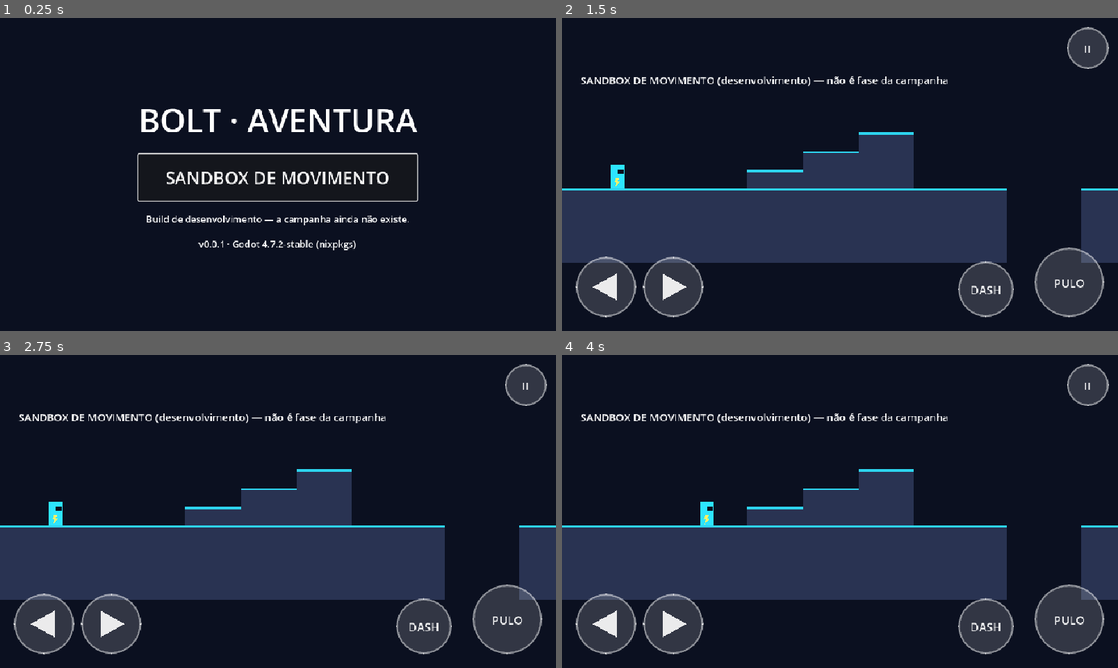
Above: before the commit, frames 1-4 (two rows, left to right).
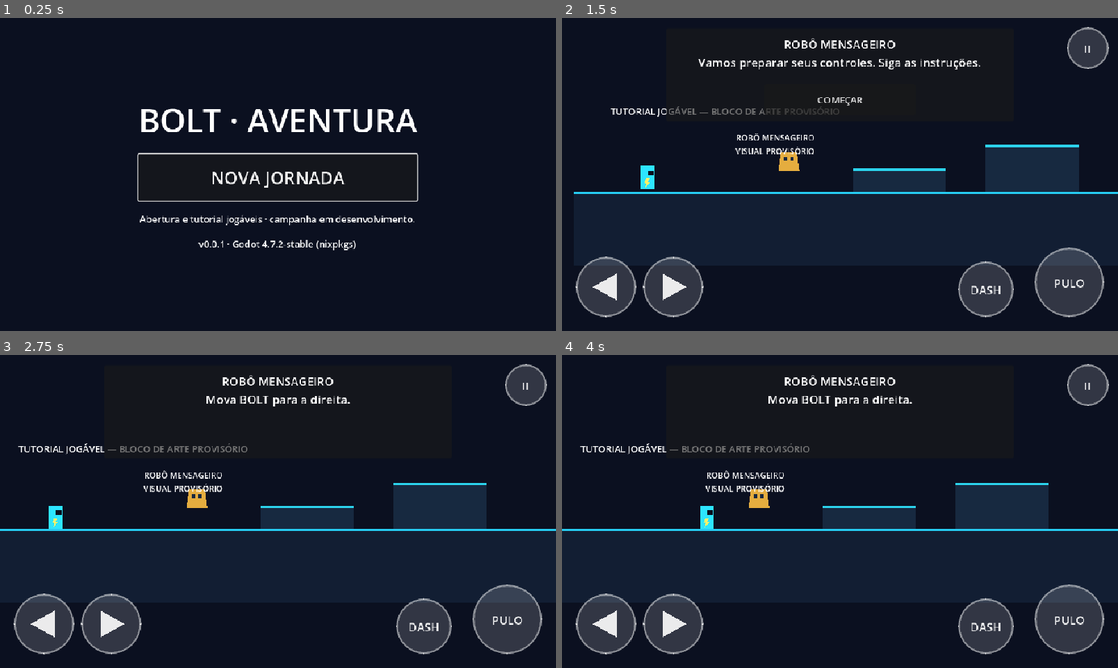
Above: after the commit, the same moments.

Repository: jyanzy19-yml/new-bolt-aventura
Game: Godot game, scene res://scenes/boot/boot.tscn
Two runs of this game, one before a commit and one after it. Both use one fixed random seed, a clock stepped at 60 frames per second and the inputs below.
Inputs (mouse positions are in pixels of both pictures, inside the frame that each line leads up to):
- Up to frame 1 (0.25 s): no input
- Up to frame 2 (1.5 s): click "SANDBOX DE MOVIMENTO" (after the commit: "NOVA JORNADA") at 0.5 s; click (762, 249) at 1.25 s, where only the run after the commit has a clickable "PULAR"
- Up to frame 3 (2.75 s): click (278, 436) at 2 s, where only the run after the commit has a clickable "COMEÇAR"
- Up to frame 4 (4 s): tap Enter at 2.75 s; move the mouse to (962, 495) at 2.77 s; hold D (move_right) 2.78-3.5 s; tap J (attack) at 2.85 s; click (962, 495) at 2.92 s; tap Space (jump) at 3.02 s; drag from (728, 527) to (812, 574) at 3.52 s

The runs differ from the first frame. In frame 1, 1.5% of the frame differs, in the area x 25-75%, y 49-67%; in frame 2, 29%, in the area x 0-100%, y 6-79%; in frame 3, 28%; in frame 4, 28%.

Commit message:
feat: add campaign opening and Cybercore entry
Add the opening storyboard, guided control tutorial and initial Cybercore W1-L1 blockout with regression coverage.

Diff:
--- /dev/null
+++ b/scenes/campaign/cybercore_w1_l1.tscn
@@ -0,0 +1,89 @@
+[gd_scene load_steps=8 format=3]
+
+[ext_resource type="Script" path="res://scripts/campaign/cybercore_w1_l1.gd" id="1_level"]
+[ext_resource type="PackedScene" path="res://scenes/world/platform_block.tscn" id="2_block"]
+[ext_resource type="PackedScene" path="res://scenes/player/bolt.tscn" id="3_player"]
+[ext_resource type="PackedScene" path="res://scenes/ui/hud.tscn" id="4_hud"]
+[ext_resource type="PackedScene" path="res://scenes/levels/checkpoint.tscn" id="5_checkpoint"]
+
+[sub_resource type="RectangleShape2D" id="KillShape"]
+size = Vector2(2800, 180)
+
+[sub_resource type="RectangleShape2D" id="GoalShape"]
+size = Vector2(72, 128)
+
+[node name="CybercoreW1L1" type="Node2D"]
+script = ExtResource("1_level")
+
+[node name="Geometry" type="Node2D" parent="."]
+
+[node name="StartFloor" parent="Geometry" instance=ExtResource("2_block")]
+position = Vector2(-32, 0)
+size = Vector2(640, 128)
+fill_color = Color(0.055, 0.08, 0.15, 1)
+top_color = Color(0.08, 0.85, 1, 1)
+
+[node name="RaisedPlatformA" parent="Geometry" instance=ExtResource("2_block")]
+position = Vector2(420, -64)
+size = Vector2(180, 32)
+fill_color = Color(0.08, 0.11, 0.19, 1)
+
+[node name="MidFloor" parent="Geometry" instance=ExtResource("2_block")]
+position = Vector2(760, 0)
+size = Vector2(600, 128)
+fill_color = Color(0.055, 0.08, 0.15, 1)
+top_color = Color(0.08, 0.85, 1, 1)
+
+[node name="RaisedPlatformB" parent="Geometry" instance=ExtResource("2_block")]
+position = Vector2(1120, -96)
+size = Vector2(180, 32)
+fill_color = Color(0.08, 0.11, 0.19, 1)
+
+[node name="EndFloor" parent="Geometry" instance=ExtResource("2_block")]
+position = Vector2(1500, 0)
+size = Vector2(600, 128)
+fill_color = Color(0.055, 0.08, 0.15, 1)
+top_color = Color(0.08, 0.85, 1, 1)
+
+[node name="SpawnPoint" type="Marker2D" parent="."]
+unique_name_in_owner = true
+position = Vector2(96, -24)
+
+[node name="Bolt" parent="." instance=ExtResource("3_player")]
+unique_name_in_owner = true
+position = Vector2(96, -24)
+
+[node name="Hud" parent="." instance=ExtResource("4_hud")]
+unique_name_in_owner = true
+
+[node name="Checkpoint" parent="." instance=ExtResource("5_checkpoint")]
+unique_name_in_owner = true
+position = Vector2(920, -32)
+checkpoint_id = &"cybercore_w1_l1_checkpoint"
+
+[node name="KillZone" type="Area2D" parent="."]
+unique_name_in_owner = true
+position = Vector2(1030, 650)
+collision_layer = 0
+collision_mask = 2
+
+[node name="CollisionShape2D" type="CollisionShape2D" parent="KillZone"]
+shape = SubResource("KillShape")
+
+[node name="Goal" type="Area2D" parent="."]
+unique_name_in_owner = true
+position = Vector2(1960, -64)
+collision_layer = 0
+collision_mask = 2
+
+[node name="CollisionShape2D" type="CollisionShape2D" parent="Goal"]
+shape = SubResource("GoalShape")
+
+[node name="GateVisual" type="Polygon2D" parent="Goal"]
+color = Color(0.1, 0.9, 1, 0.6)
+polygon = PackedVector2Array(-32, -64, 32, -64, 32, 64, -32, 64)
+
+[node name="LevelNote" type="Label" parent="."]
+position = Vector2(24, -168)
+theme_override_font_sizes/font_size = 16
+text = "W1-L1 · CYBERCORE — BLOCKOUT / CONTEÚDO PROVISÓRIO"
--- /dev/null
+++ b/scenes/campaign/opening_cinematic.tscn
@@ -0,0 +1,76 @@
+[gd_scene load_steps=2 format=3]
+
+[ext_resource type="Script" path="res://scripts/campaign/opening_cinematic.gd" id="1_opening"]
+
+[node name="OpeningCinematic" type="Control"]
+layout_mode = 3
+anchors_preset = 15
+anchor_right = 1.0
+anchor_bottom = 1.0
+grow_horizontal = 2
+grow_vertical = 2
+script = ExtResource("1_opening")
+
+[node name="Background" type="ColorRect" parent="."]
+layout_mode = 1
+anchors_preset = 15
+anchor_right = 1.0
+anchor_bottom = 1.0
+grow_horizontal = 2
+grow_vertical = 2
+color = Color(0.025, 0.045, 0.09, 1)
+
+[node name="Center" type="CenterContainer" parent="."]
+layout_mode = 1
+anchors_preset = 15
+anchor_right = 1.0
+anchor_bottom = 1.0
+grow_horizontal = 2
+grow_vertical = 2
+
+[node name="Panel" type="PanelContainer" parent="Center"]
+custom_minimum_size = Vector2(680, 300)
+layout_mode = 2
+
+[node name="Column" type="VBoxContainer" parent="Center/Panel"]
+layout_mode = 2
+theme_override_constants/separation = 22
+
+[node name="Title" type="Label" parent="Center/Panel/Column"]
+layout_mode = 2
+theme_override_font_sizes/font_size = 38
+text = "BOLT · AVENTURA"
+horizontal_alignment = 1
+
+[node name="PageLabel" type="Label" parent="Center/Panel/Column"]
+unique_name_in_owner = true
+custom_minimum_size = Vector2(620, 120)
+layout_mode = 2
+theme_override_font_sizes/font_size = 24
+text = "A história começa..."
+horizontal_alignment = 1
+vertical_alignment = 1
+autowrap_mode = 3
+
+[node name="CounterLabel" type="Label" parent="Center/Panel/Column"]
+unique_name_in_owner = true
+layout_mode = 2
+theme_override_font_sizes/font_size = 16
+horizontal_alignment = 1
+
+[node name="Buttons" type="HBoxContainer" parent="Center/Panel/Column"]
+layout_mode = 2
+alignment = 1
+theme_override_constants/separation = 18
+
+[node name="SkipButton" type="Button" parent="Center/Panel/Column/Buttons"]
+unique_name_in_owner = true
+custom_minimum_size = Vector2(190, 64)
+layout_mode = 2
+text = "PULAR"
+
+[node name="NextButton" type="Button" parent="Center/Panel/Column/Buttons"]
+unique_name_in_owner = true
+custom_minimum_size = Vector2(260, 64)
+layout_mode = 2
+text = "CONTINUAR"
--- /dev/null
+++ b/scenes/tutorial/tutorial.tscn
@@ -0,0 +1,111 @@
+[gd_scene load_steps=6 format=3]
+
+[ext_resource type="Script" path="res://scripts/tutorial/tutorial.gd" id="1_tutorial"]
+[ext_resource type="PackedScene" path="res://scenes/world/platform_block.tscn" id="2_block"]
+[ext_resource type="PackedScene" path="res://scenes/player/bolt.tscn" id="3_player"]
+[ext_resource type="PackedScene" path="res://scenes/ui/hud.tscn" id="4_hud"]
+
+[sub_resource type="RectangleShape2D" id="KillShape"]
+size = Vector2(2200, 160)
+
+[node name="Tutorial" type="Node2D"]
+script = ExtResource("1_tutorial")
+
+[node name="Geometry" type="Node2D" parent="."]
+
+[node name="Floor" parent="Geometry" instance=ExtResource("2_block")]
+position = Vector2(-32, 0)
+size = Vector2(1500, 128)
+fill_color = Color(0.07, 0.12, 0.2, 1)
+top_color = Color(0.15, 0.8, 0.95, 1)
+
+[node name="StepA" parent="Geometry" instance=ExtResource("2_block")]
+position = Vector2(450, -40)
+size = Vector2(160, 40)
+fill_color = Color(0.09, 0.16, 0.25, 1)
+
+[node name="StepB" parent="Geometry" instance=ExtResource("2_block")]
+position = Vector2(680, -80)
+size = Vector2(160, 80)
+fill_color = Color(0.09, 0.16, 0.25, 1)
+
+[node name="SpawnPoint" type="Marker2D" parent="."]
+position = Vector2(96, -24)
+
+[node name="Bolt" parent="." instance=ExtResource("3_player")]
+unique_name_in_owner = true
+position = Vector2(96, -24)
+
+[node name="Hud" parent="." instance=ExtResource("4_hud")]
+unique_name_in_owner = true
+
+[node name="Messenger" type="Node2D" parent="."]
+unique_name_in_owner = true
+position = Vector2(340, -48)
+
+[node name="Body" type="Polygon2D" parent="Messenger"]
+color = Color(0.9, 0.68, 0.25, 1)
+polygon = PackedVector2Array(-14, -20, 14, -20, 18, 12, -18, 12)
+
+[node name="EyeLeft" type="Polygon2D" parent="Messenger"]
+position = Vector2(-6, -8)
+color = Color(0.1, 0.16, 0.25, 1)
+polygon = PackedVector2Array(-3, -3, 3, -3, 3, 3, -3, 3)
+
+[node name="EyeRight" type="Polygon2D" parent="Messenger"]
+position = Vector2(6, -8)
+color = Color(0.1, 0.16, 0.25, 1)
+polygon = PackedVector2Array(-3, -3, 3, -3, 3, 3, -3, 3)
+
+[node name="MessengerLabel" type="Label" parent="Messenger"]
+position = Vector2(-92, -54)
+theme_override_font_sizes/font_size = 14
+text = "ROBÔ MENSAGEIRO\nVISUAL PROVISÓRIO"
+horizontal_alignment = 1
+
+[node name="TutorialUI" type="CanvasLayer" parent="."]
+layer = 20
+
+[node name="Panel" type="PanelContainer" parent="TutorialUI"]
+anchors_preset = 10
+anchor_right = 1.0
+offset_left = 180.0
+offset_top = 18.0
+offset_right = -180.0
+offset_bottom = 178.0
+grow_horizontal = 2
+
+[node name="Column" type="VBoxContainer" parent="TutorialUI/Panel"]
+layout_mode = 2
+theme_override_constants/separation = 10
+
+[node name="SpeechLabel" type="Label" parent="TutorialUI/Panel/Column"]
+unique_name_in_owner = true
+custom_minimum_size = Vector2(0, 86)
+layout_mode = 2
+theme_override_font_sizes/font_size = 20
+text = "ROBÔ MENSAGEIRO"
+horizontal_alignment = 1
+vertical_alignment = 1
+autowrap_mode = 3
+
+[node name="StartButton" type="Button" parent="TutorialUI/Panel/Column"]
+unique_name_in_owner = true
+custom_minimum_size = Vector2(260, 54)
+layout_mode = 2
+size_flags_horizontal = 4
+text = "COMEÇAR"
+
+[node name="KillZone" type="Area2D" parent="."]
+unique_name_in_owner = true
+position = Vector2(700, 600)
+collision_layer = 0
+collision_mask = 2
+
+[node name="CollisionShape2D" type="CollisionShape2D" parent="KillZone"]
+shape = SubResource("KillShape")
+
+[node name="DevNote" type="Label" parent="."]
+position = Vector2(32, -150)
+theme_override_font_sizes/font_size = 16
+text = "TUTORIAL JOGÁVEL — BLOCO DE ARTE PROVISÓRIO"
--- a/scenes/ui/main_menu.tscn
+++ b/scenes/ui/main_menu.tscn
@@ -34,12 +34,12 @@
 custom_minimum_size = Vector2(380, 80)
 layout_mode = 2
 theme_override_font_sizes/font_size = 30
-text = "SANDBOX DE MOVIMENTO"
+text = "NOVA JORNADA"
 
 [node name="DevNote" type="Label" parent="Center/Column"]
 layout_mode = 2
 theme_override_font_sizes/font_size = 16
-text = "Build de desenvolvimento — a campanha ainda não existe."
+text = "Abertura e tutorial jogáveis · campanha em desenvolvimento."
 horizontal_alignment = 1
 
 [node name="VersionLabel" type="Label" parent="Center/Column"]
--- /dev/null
+++ b/scripts/campaign/cybercore_w1_l1.gd
@@ -0,0 +1,45 @@
+extends Node2D
+## W1-L1 — Cybercore. Primeiro blockout jogável; arte, inimigos e conteúdo final ainda pendentes.
+
+const LEVEL_PATH: String = "res://scenes/campaign/cybercore_w1_l1.tscn"
+const CAMERA_LIMITS: Rect2i = Rect2i(0, -360, 2200, 620)
+
+@onready var _player: BoltPlayer = %Bolt
+@onready var _spawn: Marker2D = %SpawnPoint
+@onready var _kill_zone: Area2D = %KillZone
+@onready var _checkpoint: BoltCheckpoint = %Checkpoint
+@onready var _goal: Area2D = %Goal
+@onready var _hud: Hud = %Hud
+
+var _respawn_position: Vector2 = Vector2.ZERO
+var _section_finished: bool = false
+
+
+func _ready() -> void:
+	var camera: Camera2D = _player.get_camera()
+	camera.limit_left = CAMERA_LIMITS.position.x
+	camera.limit_top = CAMERA_LIMITS.position.y
+	camera.limit_right = CAMERA_LIMITS.end.x
+	camera.limit_bottom = CAMERA_LIMITS.end.y
+	_hud.bind_player(_player)
+	_hud.set_restart_path(LEVEL_PATH)
+	_kill_zone.body_entered.connect(_on_kill_zone_body_entered)
+	_checkpoint.activated.connect(_on_checkpoint_activated)
+	_goal.body_entered.connect(_on_goal_body_entered)
+	_respawn_position = _spawn.global_position
+	_player.respawn(_respawn_position)
+
+
+func _on_checkpoint_activated(_checkpoint_id: StringName, respawn_position: Vector2) -> void:
+	_respawn_position = respawn_position
+
+
+func _on_kill_zone_body_entered(body: Node2D) -> void:
+	if body == _player:
+		_player.respawn(_respawn_position)
+
+
+func _on_goal_body_entered(body: Node2D) -> void:
+	if body == _player and not _section_finished:
+		_section_finished = true
+		_hud.show_result("Cybercore — trecho inicial concluído")
--- /dev/null
+++ b/scripts/campaign/opening_cinematic.gd
@@ -0,0 +1,52 @@
+extends Control
+## Storyboard funcional da abertura. Arte, animação e áudio cinematográficos finais ainda são pendentes.
+
+const TUTORIAL_PATH: String = "res://scenes/tutorial/tutorial.tscn"
+
+const PAGES: Array[String] = [
+	"O Grande Colapso rompeu o Núcleo da Eternidade. A continuidade entre os universos foi desestabilizada.",
+	"Em Cybercore, entre ruínas tecnológicas, BOLT desperta sem memória.",
+	"Uma máquina temporal chamada NEXO desperta e se une a BOLT. Juntos, eles podem atravessar eras e mundos.",
+	"Sete fragmentos estão ligados ao mistério da ruptura. A jornada para restaurar o equilíbrio começa em Cybercore."
+]
+
+@onready var _page_label: Label = %PageLabel
+@onready var _counter_label: Label = %CounterLabel
+@onready var _next_button: Button = %NextButton
+@onready var _skip_button: Button = %SkipButton
+
+var _page_index: int = 0
+
+
+func _ready() -> void:
+	_next_button.pressed.connect(_advance)
+	_skip_button.pressed.connect(_go_to_tutorial)
+	_render_page()
+
+
+func _render_page() -> void:
+	_page_label.text = PAGES[_page_index]
+	_counter_label.text = "%d / %d" % [_page_index + 1, PAGES.size()]
+	_next_button.text = "IR AO TUTORIAL" if _page_index == PAGES.size() - 1 else "CONTINUAR"
+
+
+func _advance() -> void:
+	if _page_index < PAGES.size() - 1:
+		_page_index += 1
+		_render_page()
+	else:
+		_go_to_tutorial()
+
+
+func _go_to_tutorial() -> void:
+	_next_button.disabled = true
+	_skip_button.disabled = true
+	var flow: Node = get_node_or_null("/root/SceneFlow")
+	if flow == null:
+		push_error("OpeningCinematic: autoload SceneFlow ausente.")
+		_next_button.disabled = false
+		_skip_button.disabled = false
+		return
+	if not flow.change_scene(TUTORIAL_PATH):
+		_next_button.disabled = false
+		_skip_button.disabled = false
--- /dev/null
+++ b/scripts/tutorial/tutorial.gd
@@ -0,0 +1,93 @@
+extends Node2D
+## Tutorial inicial guiado pelo robô mensageiro. Textos são instruções funcionais provisórias;
+## não definem personalidade ou biografia do personagem.
+
+const CAMPAIGN_LEVEL_PATH: String = "res://scenes/campaign/cybercore_w1_l1.tscn"
+const CAMERA_LIMITS: Rect2i = Rect2i(0, -320, 1400, 560)
+const MOVE_TARGET_X: float = 300.0
+
+enum Step { INTRO, MOVE, JUMP, DASH, COMPLETE }
+
+@onready var _player: BoltPlayer = %Bolt
+@onready var _spawn: Marker2D = $SpawnPoint
+@onready var _hud: Hud = %Hud
+@onready var _speech: Label = %SpeechLabel
+@onready var _start_button: Button = %StartButton
+
+var _step: Step = Step.INTRO
+var _spawn_position: Vector2 = Vector2.ZERO
+
+
+func _ready() -> void:
+	var camera: Camera2D = _player.get_camera()
+	camera.limit_left = CAMERA_LIMITS.position.x
+	camera.limit_top = CAMERA_LIMITS.position.y
+	camera.limit_right = CAMERA_LIMITS.end.x
+	camera.limit_bottom = CAMERA_LIMITS.end.y
+	_hud.bind_player(_player)
+	_spawn_position = _spawn.global_position
+	_player.set_physics_process(false)
+	%KillZone.body_entered.connect(_on_kill_zone_body_entered)
+	_hud.set_restart_path("res://scenes/tutorial/tutorial.tscn")
+	_player.state_changed.connect(_on_player_state_changed)
+	_start_button.pressed.connect(_on_start_or_continue)
+	_render_step()
+
+
+func _process(_delta: float) -> void:
+	if _step == Step.MOVE and _player.global_position.x >= MOVE_TARGET_X:
+		_set_step(Step.JUMP)
+
+
+func _on_kill_zone_body_entered(body: Node2D) -> void:
+	if body == _player:
+		_player.respawn(_spawn_position)
+
+
+func _on_player_state_changed(new_state: int) -> void:
+	if _step == Step.JUMP and new_state == BoltPlayer.State.RISING:
+		_set_step(Step.DASH)
+	elif _step == Step.DASH and new_state == BoltPlayer.State.DASHING:
+		_set_step(Step.COMPLETE)
+
+
+func _on_start_or_continue() -> void:
+	if _step == Step.INTRO:
+		_start_button.visible = false
+		_player.set_physics_process(true)
+		_set_step(Step.MOVE)
+	elif _step == Step.COMPLETE:
+		_start_button.disabled = true
+		var flow: Node = get_node_or_null("/root/SceneFlow")
+		if flow == null:
+			push_error("Tutorial: autoload SceneFlow ausente.")
+			_start_button.disabled = false
+			return
+		if not flow.change_scene(CAMPAIGN_LEVEL_PATH):
+			_start_button.disabled = false
+
+
+func _set_step(next_step: Step) -> void:
+	_step = next_step
+	_render_step()
+
+
+func _render_step() -> void:
+	match _step:
+		Step.INTRO:
+			_speech.text = "ROBÔ MENSAGEIRO\nVamos preparar seus controles. Siga as instruções."
+			_start_button.text = "COMEÇAR"
+			_start_button.visible = true
+		Step.MOVE:
+			_speech.text = "ROBÔ MENSAGEIRO\nMova BOLT para a direita."
+			_start_button.visible = false
+		Step.JUMP:
+			_speech.text = "ROBÔ MENSAGEIRO\nAgora salte. Use o botão PULO."
+			_start_button.visible = false
+		Step.DASH:
+			_speech.text = "ROBÔ MENSAGEIRO\nExperimente o DASH para avançar rapidamente."
+			_start_button.visible = false
+		Step.COMPLETE:
+			_speech.text = "ROBÔ MENSAGEIRO\nControles básicos verificados. Cybercore aguarda."
+			_start_button.text = "ENTRAR EM CYBERCORE"
+			_start_button.visible = true
--- a/scripts/ui/main_menu.gd
+++ b/scripts/ui/main_menu.gd
@@ -2,7 +2,7 @@
 ## Menu principal. Só expõe o que funciona: entrar na sandbox de movimento (desenvolvimento).
 ## Continuar, configurações, seleção de mundo etc. aparecerão quando existirem de verdade.
 
-const SANDBOX_PATH: String = "res://scenes/levels/sandbox/movement_sandbox.tscn"
+const OPENING_PATH: String = "res://scenes/campaign/opening_cinematic.tscn"
 
 @onready var _version: Label = %VersionLabel
 @onready var _play: Button = %PlayButton
@@ -24,5 +24,5 @@
 		push_error("MainMenu: autoload SceneFlow ausente.")
 		return
 	_play.disabled = true  # evita segundo toque durante o carregamento
-	if not flow.change_scene(SANDBOX_PATH):
+	if not flow.change_scene(OPENING_PATH):
 		_play.disabled = false
--- /dev/null
+++ b/tests/unit/test_campaign_entry.gd
@@ -0,0 +1,58 @@
+extends BoltTest
+## Runtime smoke/regression tests for the approved campaign entry sequence.
+
+const OPENING_PATH: String = "res://scenes/campaign/opening_cinematic.tscn"
+const TUTORIAL_PATH: String = "res://scenes/tutorial/tutorial.tscn"
+const CYBERCORE_W1_L1_PATH: String = "res://scenes/campaign/cybercore_w1_l1.tscn"
+
+
+func test_campaign_entry_scenes_load_and_expose_required_nodes() -> bool:
+	var opening: PackedScene = load(OPENING_PATH) as PackedScene
+	var tutorial: PackedScene = load(TUTORIAL_PATH) as PackedScene
+	var cybercore: PackedScene = load(CYBERCORE_W1_L1_PATH) as PackedScene
+	check(opening != null, "cena da abertura carrega")
+	check(tutorial != null, "cena do tutorial carrega")
+	check(cybercore != null, "cena W1-L1 de Cybercore carrega")
+	if opening == null or tutorial == null or cybercore == null:
+		return true
+
+	var opening_instance: Node = opening.instantiate()
+	tree.root.add_child(opening_instance)
+	await tree.process_frame
+	var page_label: Label = opening_instance.get_node("Center/Panel/Column/PageLabel") as Label
+	var next_button: Button = opening_instance.get_node("Center/Panel/Column/Buttons/NextButton") as Button
+	check(page_label != null and page_label.text.contains("Grande Colapso"), "abertura apresenta o evento canônico")
+	for _page in range(3):
+		opening_instance.call("_advance")
+	check(next_button.text == "IR AO TUTORIAL", "abertura conduz ao tutorial após quatro páginas")
+	opening_instance.free()
+
+	var tutorial_instance: Node = tutorial.instantiate()
+	tree.root.add_child(tutorial_instance)
+	await tree.process_frame
+	var player: BoltPlayer = tutorial_instance.get_node("Bolt") as BoltPlayer
+	var speech: Label = tutorial_instance.get_node("TutorialUI/Panel/Column/SpeechLabel") as Label
+	var start_button: Button = tutorial_instance.get_node("TutorialUI/Panel/Column/StartButton") as Button
+	check(player != null and not player.is_physics_processing(), "BOLT aguarda início explícito do tutorial")
+	check(tutorial_instance.get_node_or_null("Messenger") is Node2D, "tutorial contém robô mensageiro provisório")
+	check(speech.text.contains("ROBÔ MENSAGEIRO"), "mensageiro orienta por balão de fala")
+	tutorial_instance.call("_on_start_or_continue")
+	check(player.is_physics_processing(), "BOLT é liberado ao iniciar o tutorial")
+	player.global_position.x = 301.0
+	await tree.process_frame
+	check(speech.text.contains("salte"), "tutorial solicita salto após deslocamento")
+	tutorial_instance.call("_on_player_state_changed", BoltPlayer.State.RISING)
+	check(speech.text.contains("DASH"), "tutorial solicita Dash após salto")
+	tutorial_instance.call("_on_player_state_changed", BoltPlayer.State.DASHING)
+	check(start_button.visible and start_button.text == "ENTRAR EM CYBERCORE", "tutorial libera entrada em Cybercore após os comandos")
+	tutorial_instance.free()
+
+	var cybercore_instance: Node = cybercore.instantiate()
+	tree.root.add_child(cybercore_instance)
+	await tree.physics_frame
+	check(cybercore_instance.get_node_or_null("Bolt") is BoltPlayer, "W1-L1 instancia BOLT")
+	check(cybercore_instance.get_node_or_null("Checkpoint") is BoltCheckpoint, "W1-L1 contém checkpoint")
+	check(cybercore_instance.get_node_or_null("Goal") is Area2D, "W1-L1 contém objetivo de trecho")
+	check(cybercore_instance.get_node_or_null("Hud") is Hud, "W1-L1 mantém HUD e controles touch")
+	cybercore_instance.free()
+	return true
Not shown, changed: docs/production/COLLABORATION_STATE.md
Not shown, changed: docs/production/CONTINUITY.md
Not shown, changed: docs/production/implementation-tracker.md
Not shown, changed: docs/production/stage-status.md
